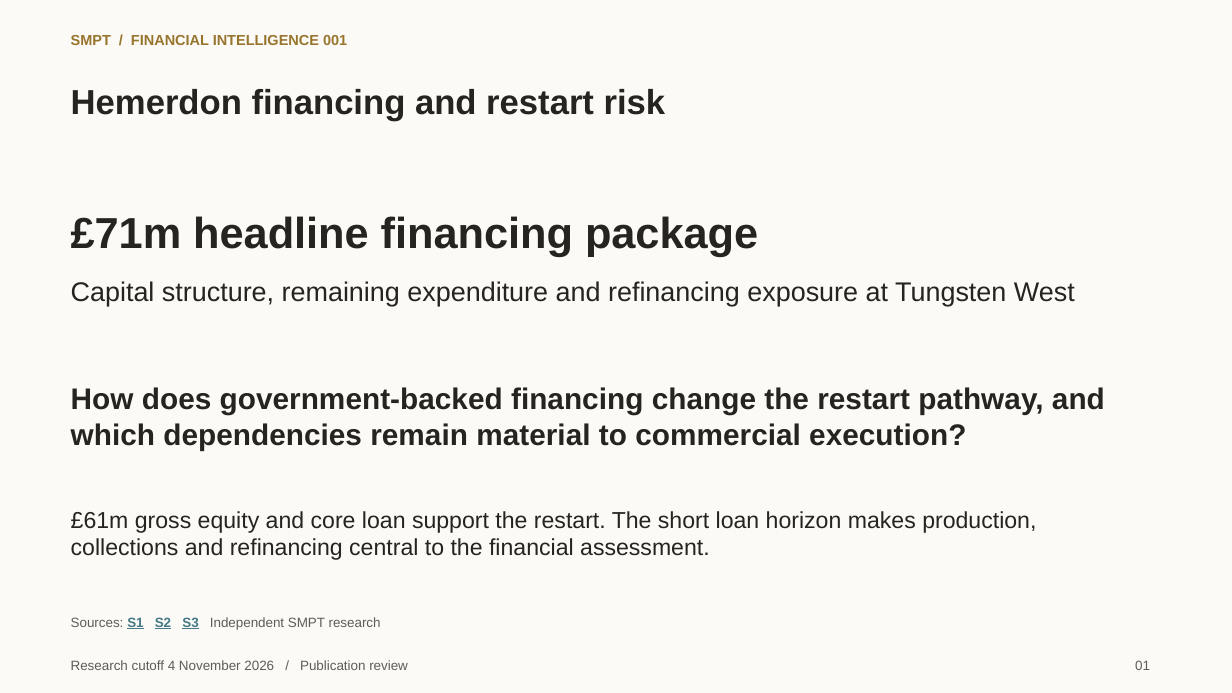
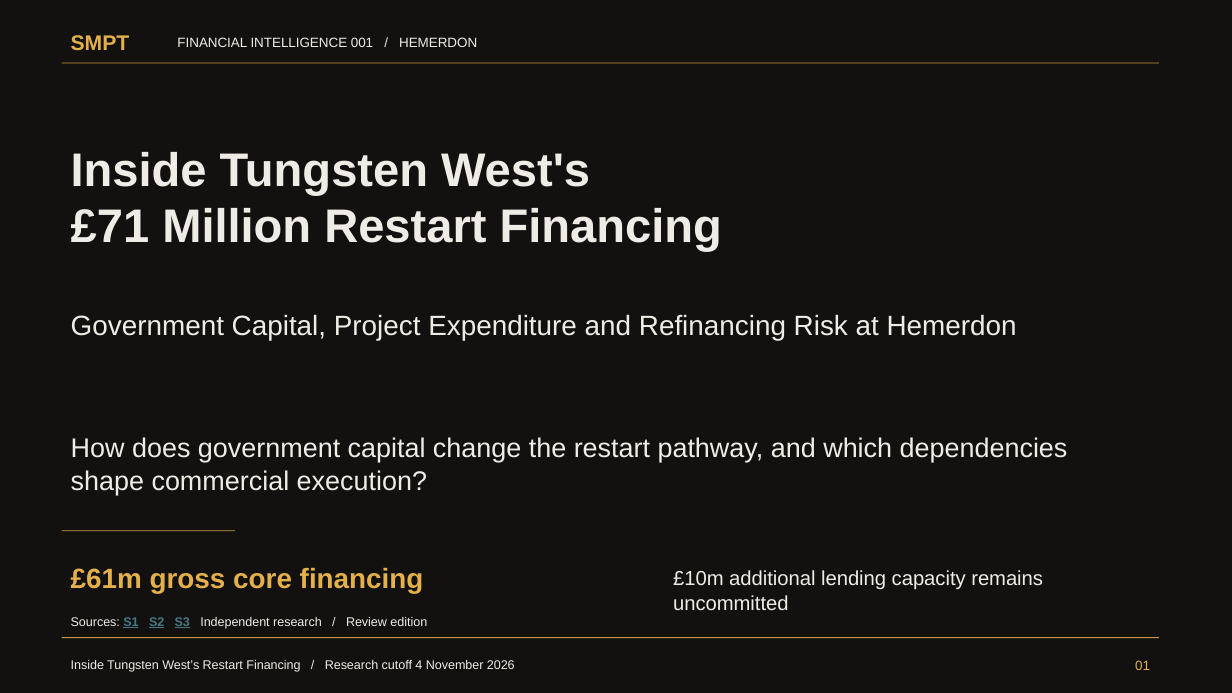
Before and after one commit to VSSpowerlifting/strategic-materials-policy-tracker, a slide deck: slide 1 of research/financial-intelligence/hemerdon-phase1c/SMPT_FI001_Hemerdon_Strategy_Deck.pptx. Drawn at 1232x693 pixels with LibreOffice and Linux fonts; fonts in the diff are those of the drawing. Boxes give left, top, right and bottom in pixels: in the first picture for what was removed or moved away, otherwise in the second. Text is boxed around its words. In the diff, an @@ line names an element or a change of style, - is before the commit and + after.

Commit message:
research: refine FI001 editorial narrative and SMPT publication design

```diff
--- a/research/financial-intelligence/hemerdon-phase1c/SMPT_FI001_Hemerdon_Strategy_Deck.pptx
+++ b/research/financial-intelligence/hemerdon-phase1c/SMPT_FI001_Hemerdon_Strategy_Deck.pptx
@@ background #FBFAF7 to #12110F @@
@@ text added at (x1=71, y1=35, x2=130, y2=50), 16.5 pt, text #E3B04B, bold @@
+SMPT
@@ text at (x1=177, y1=37, x2=477, y2=47): text changed; size 11.2 to 10.5 pt; text colour #98752D to #EFECE6; bold off @@
-SMPT / FINANCIAL INTELLIGENCE 001
+FINANCIAL INTELLIGENCE 001 / HEMERDON
@@ rectangle added at (x1=62, y1=63, x2=1160, y2=64), fill #C8993E @@
@@ text removed at (x1=71, y1=89, x2=666, y2=121) @@
-Hemerdon financing and restart risk
@@ text added at (x1=71, y1=152, x2=722, y2=252), 36.8 pt, text #EFECE6, bold @@
+Inside Tungsten West's
+£71 Million Restart Financing
@@ text removed at (x1=71, y1=216, x2=758, y2=256) @@
-£71m headline financing package
@@ text at (x1=71, y1=314, x2=1017, y2=340): text changed; size 21 to 21.8 pt; text colour #252421 to #EFECE6 @@
-Capital structure, remaining expenditure and refinancing exposure at Tungsten West
+Government Capital, Project Expenditure and Refinancing Risk at Hemerdon
@@ text at (x1=71, y1=437, x2=1068, y2=495): text changed; size 23.2 to 21 pt; text colour #252421 to #EFECE6; bold off @@
-How does government-backed financing change the restart pathway, and which dependencies remain material to commercial execution?
+How does government capital change the restart pathway, and which dependencies shape commercial execution?
@@ rectangle added at (x1=62, y1=531, x2=236, y2=531), fill #C8993E @@
@@ text removed at (x1=71, y1=511, x2=1036, y2=560) @@
-£61m gross equity and core loan support the restart. The short loan horizon makes production, collections and refinancing central to the financial assessment.
@@ text added at (x1=71, y1=567, x2=424, y2=594), 21.8 pt, text #E3B04B, bold @@
+£61m gross core financing
@@ text added at (x1=673, y1=570, x2=1043, y2=610), 15.8 pt, text #EFECE6 @@
+£10m additional lending capacity remains uncommitted
@@ text at (x1=71, y1=617, x2=427, y2=629): text changed; size 10.5 to 9.8 pt; text colour #605D56 to #EFECE6 @@
-Sources: S1 S2 S3 Independent SMPT research
+Sources: S1 S2 S3 Independent research / Review edition
@@ rectangle added at (x1=62, y1=638, x2=1160, y2=639), fill #C8993E @@
@@ text "01" at (x1=1135, y1=660, x2=1150, y2=670): text colour #605D56 to #E3B04B @@
@@ text at (x1=71, y1=660, x2=515, y2=672): text changed; size 10.5 to 9.8 pt; text colour #605D56 to #EFECE6 @@
-Research cutoff 4 November 2026 / Publication review
+Inside Tungsten West’s Restart Financing / Research cutoff 4 November 2026
```
Also in this commit, not shown: 8 other slides changed, 1 slide added, 1 slide removed, 16 other files.
